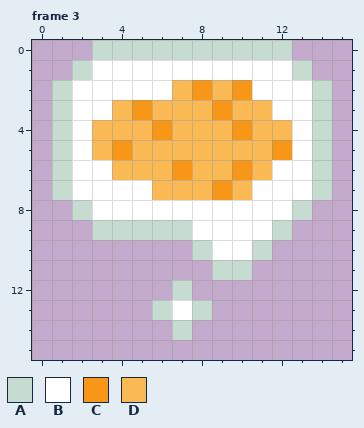
One commit to this pixel-art file: Assets/ThoughtBubble.aseprite. The first picture shows the starting point.
16x16 pixels, 7 frames. Shown: frame 3.
Visible layers, top first: "Layer 1", "Layer 2".
Palette (. is transparent): A #c7dcd0  B #ffffff  C #f79617  D #fbb954
Pixels before, frame 3, first column x 1:
 0 ..AAAAAAAAAA..
 1 .ABBBBBBBBBBA.
 2 ABBBBBDCDCBBBA
 3 ABBDCDDDCDDBBA
 4 ABDDDCDDDCDDBA
 5 ABDCDDDDDDDCBA
 6 ABBDDDCDDCDBBA
 7 ABBBBDDDCDBBBA
 8 .ABBBBBBBBBBA.
 9 ..AAAAABBBBA..
10 .......ABBA...
11 ........AA....
12 ......A.......
13 .....ABA......
14 ......A.......
The result:
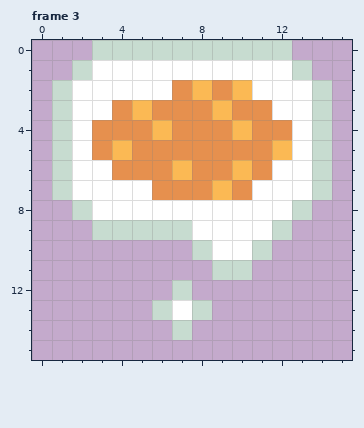
Difference:
colour C: #f79617 -> #fbb954
colour D: #fbb954 -> #e6904e
